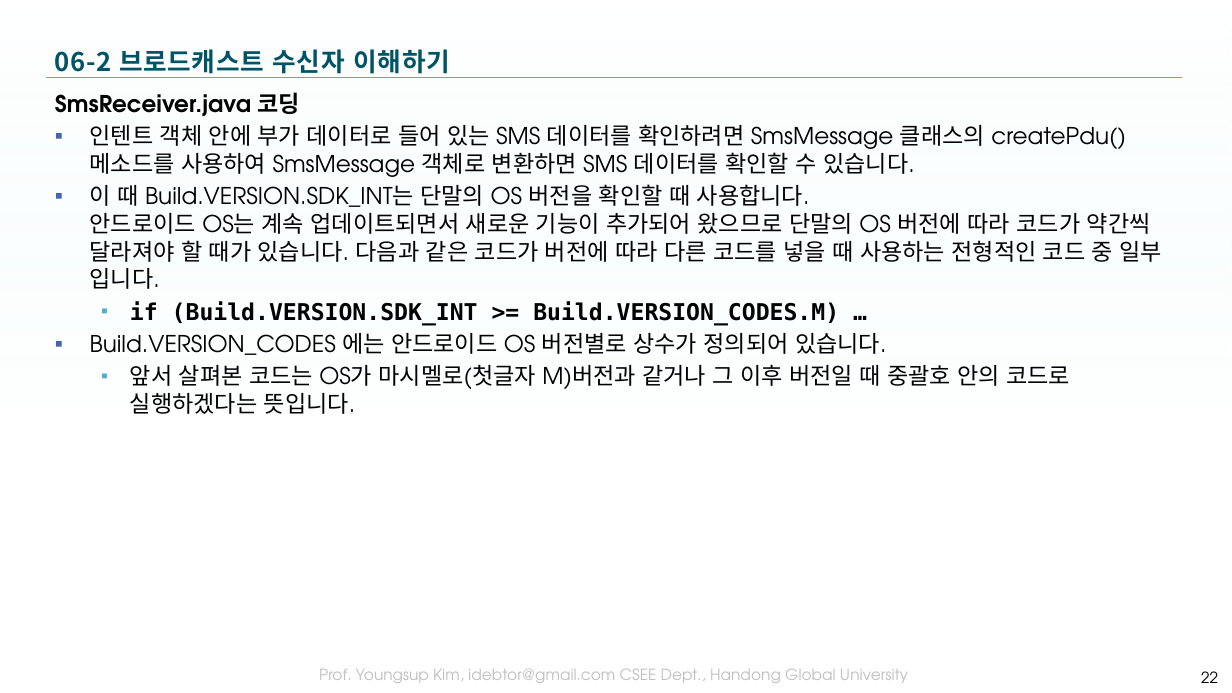
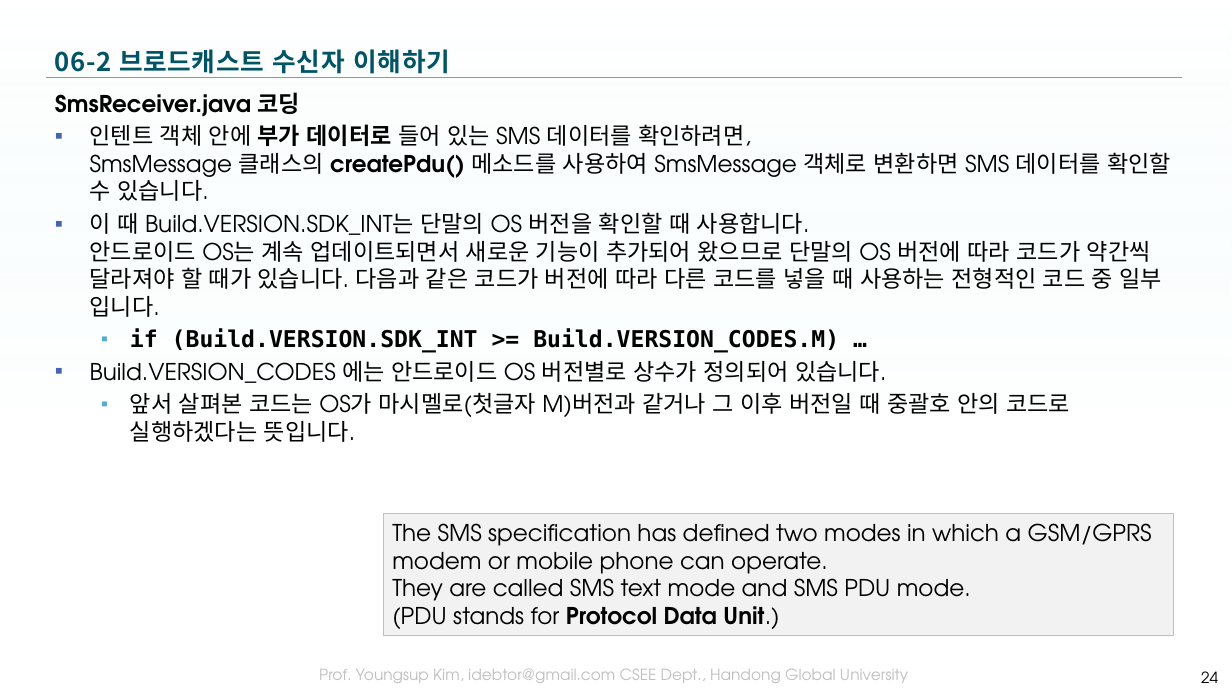
Before and after one commit to tae7841/HuStarAS, a slide deck: slide 24 of ppts/06Service.pptx (slide 22 before the commit). Drawn at 1232x693 pixels with LibreOffice and Linux fonts; fonts in the diff are those of the drawing; background and template pictures are left out. Boxes give left, top, right and bottom in pixels: in the first picture for what was removed or moved away, otherwise in the second. Text is boxed around its words. In the diff, an @@ line names an element or a change of style, - is before the commit and + after.

```diff
--- a/ppts/06Service.pptx
+++ b/ppts/06Service.pptx
@@ text at <box>90,124,1171,201</box>: text changed @@
-▪ 인텐트 객체 안에 부가 데이터로 들어 있는 SMS 데이터를 확인하려면 SmsMessage 클래스의 createPdu() 메소드를 사용하여 SmsMessage 객체로 변환하면 SMS 데이터를 확인할 수 있습니다.
+▪ 인텐트 객체 안에 부가 데이터로 들어 있는 SMS 데이터를 확인하려면,
+  SmsMessage 클래스의 createPdu() 메소드를 사용하여 SmsMessage 객체로 변환하면 SMS 데이터를 확인할 수 있습니다.
@@ rectangle added at <box>384,514,1174,635</box>, fill #F2F2F2, outline #BFBFBF 0.75 pt, 18 pt, text #000000 @@
+The SMS specification has defined two modes in which a GSM/GPRS modem or mobile phone can operate.
+They are called SMS text mode and SMS PDU mode.
+(PDU stands for Protocol Data Unit.)
@@ page number at <box>1201,671,1218,683</box>: text changed @@
-22
+24
```
Also in this commit, not shown: 15 other slides changed, 2 slides added.
